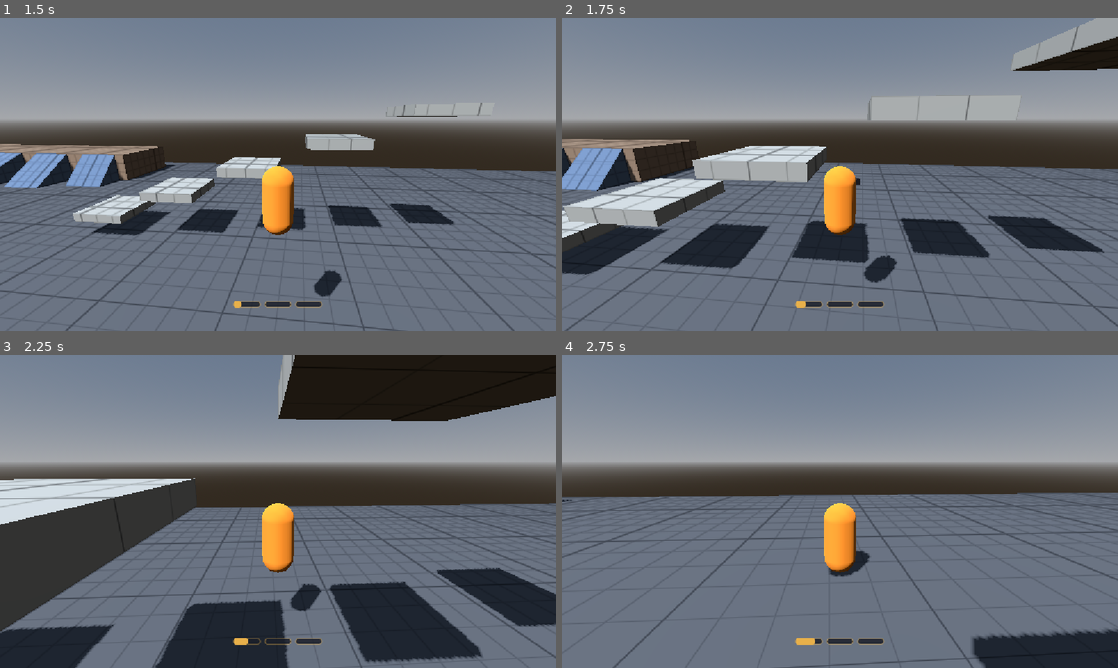
Above: before the commit, frames 1-4 (two rows, left to right).
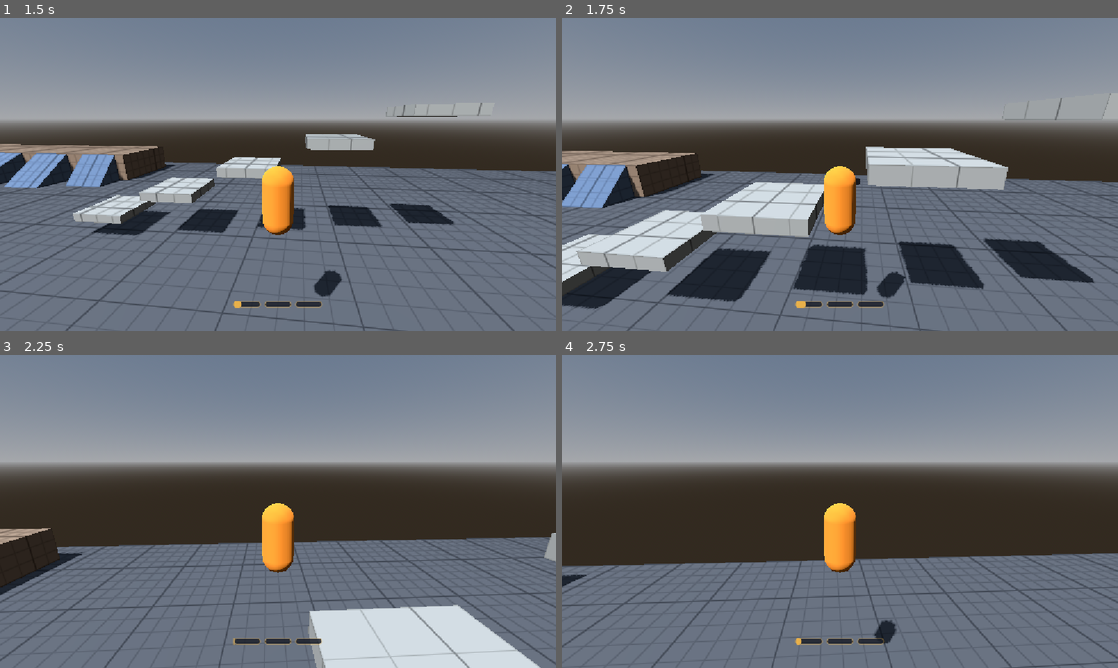
Above: after the commit, the same moments.

Repository: UriBokchoi/BroGuild
Game: Godot game, scene res://levels/test_gym/test_gym.tscn
Two runs of this game, one before a commit and one after it. Both use one fixed random seed, a clock stepped at 60 frames per second and the inputs below.
Inputs (mouse positions are in pixels of both pictures, inside the frame that each line leads up to):
- Up to frame 1 (1.5 s): tap Enter at 0.5 s; move the mouse to (305, 174) at 0.52 s; hold W (move_forward) from 0.53 s (still down); tap Shift (dash) at 0.6 s; click (305, 174) at 0.67 s; tap Space (jump) at 0.77, 1.07 s; tap Ctrl (slide) at 0.8, 1.35 s; move the mouse to (250, 174) at 1.27 s
- Up to frame 2 (1.75 s): keep holding W (move_forward); tap Space (jump) at 1.52, 1.55 s
- Up to frame 3 (2.25 s): keep holding W (move_forward); tap Space (jump) at 1.82, 2.1 s; move the mouse to (289, 505) at 2.02 s
- Up to frame 4 (2.75 s): keep holding W (move_forward); tap Shift (dash) at 2.3 s

Frame 1 is identical in both runs. In frame 2, 33% of the frame differs, in the area x 0-100%, y 0-100%; in frame 3, 41%; in frame 4, 25%.

Commit message:
feat(movement): salto en pared al estilo Deadlock
En el aire junto a una pared (sensor de rayos alrededor, sin tener que
empujarla), Espacio impulsa hacia arriba y hacia donde pides,
separándote de la pared; conserva tu velocidad si era mayor. El primero
es gratis y los encadenados sin tocar suelo cuestan media carga.
Prioridad por encima del dash-jump y del doble salto.

Co-Authored-By: Claude Opus 5.5 <noreply@anthropic.com>

Diff:
--- a/data/i18n/strings.csv
+++ b/data/i18n/strings.csv
@@ -70,3 +70,7 @@
 STAT_DASH_JUMP_HEIGHT,Altura del dash-jump,Dash-jump height
 STAT_DASH_JUMP_COST,Coste del dash-jump,Dash-jump cost
 STAT_SLIDE_TURN_SPEED,Giro en el slide,Slide turn speed
+STAT_WALL_JUMP_HEIGHT,Altura del salto en pared,Wall jump height
+STAT_WALL_JUMP_SPEED,Impulso del salto en pared,Wall jump push
+STAT_WALL_JUMP_CHAIN_COST,Coste de los saltos en pared encadenados,Chained wall jump cost
+STAT_WALL_JUMP_REACH,Alcance del salto en pared,Wall jump reach
--- a/data/player/movement.tres
+++ b/data/player/movement.tres
@@ -15,6 +15,10 @@
 air_jumps = 1
 air_jump_height = 2.0
 air_jump_cost = 1.0
+wall_jump_height = 1.8
+wall_jump_speed = 10.0
+wall_jump_chain_cost = 0.5
+wall_jump_reach = 0.75
 dash_speed = 28.0
 dash_duration = 0.2
 dash_exit_speed = 12.0
--- a/entities/player/movement_context.gd
+++ b/entities/player/movement_context.gd
@@ -35,8 +35,19 @@
 var last_dash_direction: Vector3 = Vector3.FORWARD
 ## Momento ([member elapsed]) en que acabó el último dash; abre la ventana del dash-jump.
 var dash_end_time: float = -INF
+## Saltos en pared encadenados desde que se dejó el suelo (el primero es gratis).
+var wall_jumps_chained: int = 0
+## Sensor de paredes cercanas (para el salto en pared). Sin sensor, nunca hay pared.
+var wall_sensor: WallSensor
 
 
 ## ¿Está abierta la ventana del dash-jump (justo después de un dash hecho en el suelo)?
 func is_dash_jump_open() -> bool:
 	return not last_dash_in_air and elapsed - dash_end_time <= move.dash_jump_window
+
+
+## Normal de la pared más cercana al alcance del salto en pared; cero si no hay ninguna.
+func wall_normal() -> Vector3:
+	if wall_sensor == null:
+		return Vector3.ZERO
+	return wall_sensor.find_wall(move.wall_jump_reach)
--- a/entities/player/movement_data.gd
+++ b/entities/player/movement_data.gd
@@ -31,6 +31,14 @@
 @export_range(0.5, 10.0, 0.05, "or_greater", "suffix:m") var air_jump_height: float = 0.0
 ## Cargas de stamina que gasta cada salto en el aire.
 @export_range(0.0, 3.0, 0.5, "or_greater") var air_jump_cost: float = 0.0
+## Altura del salto en pared.
+@export_range(0.5, 10.0, 0.05, "or_greater", "suffix:m") var wall_jump_height: float = 0.0
+## Velocidad horizontal mínima con la que sales de la pared (si ibas más rápido, la conservas).
+@export_range(0.0, 50.0, 0.5, "or_greater", "suffix:m/s") var wall_jump_speed: float = 0.0
+## Cargas que gasta cada salto en pared encadenado sin tocar suelo (el primero es gratis).
+@export_range(0.0, 3.0, 0.5, "or_greater") var wall_jump_chain_cost: float = 0.0
+## Distancia máxima desde el centro del cuerpo a la pared para poder saltar en ella.
+@export_range(0.4, 3.0, 0.05, "or_greater", "suffix:m") var wall_jump_reach: float = 0.0
 
 @export_group("dash")
 ## Velocidad del dash.
@@ -106,3 +114,8 @@
 ## Velocidad vertical inicial de un dash-jump de [member dash_jump_height].
 func dash_jump_velocity() -> float:
 	return sqrt(2.0 * gravity() * dash_jump_height)
+
+
+## Velocidad vertical inicial de un salto en pared de [member wall_jump_height].
+func wall_jump_velocity() -> float:
+	return sqrt(2.0 * gravity() * wall_jump_height)
--- a/entities/player/player.gd
+++ b/entities/player/player.gd
@@ -7,6 +7,8 @@
 @export var stamina: StaminaComponent
 @export var input: PlayerInput
 @export var movement: StateMachine
+## Sensor de paredes para el salto en pared.
+@export var wall_sensor: WallSensor
 ## Estado neutro en el suelo.
 @export var ground_state: State
 ## Estado neutro en el aire.
@@ -22,6 +24,7 @@
 	context.body = self
 	context.move = stats.get_resolved(MovementData) as MovementData
 	context.stamina = stamina
+	context.wall_sensor = wall_sensor
 	context.ground = ground_state
 	context.air = air_state
 	movement.start(context)
--- a/entities/player/player.tscn
+++ b/entities/player/player.tscn
@@ -25,6 +25,8 @@
 [ext_resource type="Script" path="res://core/stats/stat_modifier_set.gd" id="23_modifier_set"]
 [ext_resource type="Script" path="res://entities/player/states/dash_jump_state.gd" id="24_dash_jump"]
 [ext_resource type="Script" path="res://entities/player/dash_jump_cue.gd" id="25_cue"]
+[ext_resource type="Script" path="res://entities/player/wall_sensor.gd" id="26_wall_sensor"]
+[ext_resource type="Script" path="res://entities/player/states/wall_jump_state.gd" id="27_wall_jump"]
 
 [sub_resource type="CapsuleShape3D" id="CapsuleShape3D_body"]
 radius = 0.4
@@ -54,7 +56,7 @@
 inner_radius = 0.55
 outer_radius = 0.7
 
-[node name="Player" type="CharacterBody3D" node_paths=PackedStringArray("stats", "stamina", "input", "movement", "ground_state", "air_state")]
+[node name="Player" type="CharacterBody3D" node_paths=PackedStringArray("stats", "stamina", "input", "movement", "wall_sensor", "ground_state", "air_state")]
 collision_layer = 2
 collision_mask = 1
 script = ExtResource("1_player")
@@ -62,6 +64,7 @@
 stamina = NodePath("Stamina")
 input = NodePath("PlayerInput")
 movement = NodePath("Movement")
+wall_sensor = NodePath("WallSensor")
 ground_state = NodePath("Movement/Ground")
 air_state = NodePath("Movement/Air")
 
@@ -142,6 +145,15 @@
 priority = 20
 interrupts = [NodePath("../Slide")]
 
+[node name="WallJump" type="Node" parent="Movement"]
+script = ExtResource("27_wall_jump")
+trigger_action = &"jump"
+priority = 30
+
+[node name="WallSensor" type="Node" parent="." node_paths=PackedStringArray("body")]
+script = ExtResource("26_wall_sensor")
+body = NodePath("..")
+
 [node name="DashJumpRing" type="MeshInstance3D" parent="."]
 transform = Transform3D(1, 0, 0, 0, 1, 0, 0, 0, 1, 0, 0.05, 0)
 mesh = SubResource("TorusMesh_cue")
--- a/entities/player/states/ground_state.gd
+++ b/entities/player/states/ground_state.gd
@@ -8,6 +8,7 @@
 func enter(_previous: State) -> void:
 	ctx.air_jumps_used = 0
 	ctx.air_dashes_used = 0
+	ctx.wall_jumps_chained = 0
 
 
 func physics_update(delta: float) -> void:
--- /dev/null
+++ b/entities/player/states/wall_jump_state.gd
@@ -0,0 +1,43 @@
+class_name WallJumpState
+extends MovementState
+## Salto en pared, al estilo de Deadlock: en el aire junto a una pared, Espacio te impulsa hacia
+## arriba y hacia donde pides, separándote de la pared (si pides hacia la pared, rebotas). Sales
+## al menos a [code]wall_jump_speed[/code]; si ibas más rápido, conservas tu velocidad. El primero
+## es gratis; los encadenados sin tocar suelo gastan [code]wall_jump_chain_cost[/code]. En la
+## escena va por encima del dash-jump y del doble salto. Pasa al aire en el mismo tick.
+
+
+func can_enter() -> bool:
+	if ctx.body.is_on_floor() or ctx.wall_normal() == Vector3.ZERO:
+		return false
+	return ctx.stamina.can_spend(cost(ctx.wall_jumps_chained, ctx.move.wall_jump_chain_cost))
+
+
+func enter(_previous: State) -> void:
+	ctx.stamina.spend(cost(ctx.wall_jumps_chained, ctx.move.wall_jump_chain_cost))
+	ctx.wall_jumps_chained += 1
+	ctx.coyote_left = 0.0
+	var direction := kick_direction(ctx.wish_direction, ctx.wall_normal())
+	var speed := maxf(horizontal_speed(), ctx.move.wall_jump_speed)
+	var horizontal := direction * speed
+	ctx.body.velocity = Vector3(horizontal.x, ctx.move.wall_jump_velocity(), horizontal.z)
+
+
+func physics_update(_delta: float) -> void:
+	machine.transition_to(ctx.air)
+
+
+## Cargas que cuesta el salto en pared número [param chained] + 1 (el primero es gratis).
+static func cost(chained: int, chain_cost: float) -> float:
+	return 0.0 if chained == 0 else chain_cost
+
+
+## Dirección horizontal de salida: la pedida (rebotada si apunta a la pared) más la normal de la
+## pared, para separarse siempre de ella. Sin dirección pedida, recto hacia fuera.
+static func kick_direction(wish: Vector3, wall_normal: Vector3) -> Vector3:
+	var flat_wish := Vector3(wish.x, 0.0, wish.z)
+	if flat_wish.is_zero_approx():
+		return wall_normal
+	if flat_wish.dot(wall_normal) < 0.0:
+		flat_wish = flat_wish.bounce(wall_normal)
+	return (flat_wish.normalized() + wall_normal).normalized()
--- /dev/null
+++ b/entities/player/wall_sensor.gd
@@ -0,0 +1,39 @@
+class_name WallSensor
+extends Node
+## Busca paredes junto al cuerpo con rayos horizontales a su alrededor, para el salto en pared.
+## No hace falta estar empujando la pared. Solo cuentan superficies casi verticales de las capas
+## de [member collision_mask] (el mundo).
+
+@export var body: CharacterBody3D
+## Capas que cuentan como pared.
+@export_flags_3d_physics var collision_mask: int = 1
+## Altura de los rayos sobre los pies (el centro del cuerpo).
+@export_range(0.0, 3.0, 0.05, "suffix:m") var height: float = 0.9
+## Rayos alrededor del cuerpo; más rayos, menos huecos entre direcciones.
+@export_range(4, 32, 1) var ray_count: int = 12
+## Inclinación máxima de la normal (su componente vertical) para contar como pared.
+@export_range(0.0, 1.0, 0.05) var max_normal_y: float = 0.3
+
+
+## Normal (horizontal) de la pared más cercana a menos de [param reach] metros del centro del
+## cuerpo; cero si no hay ninguna.
+func find_wall(reach: float) -> Vector3:
+	var space := body.get_world_3d().direct_space_state
+	var origin := body.global_position + Vector3.UP * height
+	var closest := INF
+	var wall := Vector3.ZERO
+	for i: int in ray_count:
+		var direction := Vector3.FORWARD.rotated(Vector3.UP, TAU * i / ray_count)
+		var query := PhysicsRayQueryParameters3D.create(
+			origin, origin + direction * reach, collision_mask, [body.get_rid()]
+		)
+		var hit := space.intersect_ray(query)
+		if hit.is_empty():
+			continue
+		var normal: Vector3 = hit["normal"]
+		var point: Vector3 = hit["position"]
+		var distance := origin.distance_to(point)
+		if absf(normal.y) <= max_normal_y and distance < closest:
+			closest = distance
+			wall = Vector3(normal.x, 0.0, normal.z).normalized()
+	return wall
--- /dev/null
+++ b/tests/integration/entities/player/test_player_wall_jump.gd
@@ -0,0 +1,60 @@
+extends GutTest
+## Salto en pared con física real: junto a una pared, en el aire, Espacio separa de la pared hacia
+## arriba sin gastar el doble salto; el primero es gratis y el encadenado cuesta media carga.
+
+const PlayerScene := preload("res://entities/player/player.tscn")
+const SETTLE_FRAMES := 5
+## La cara de la pared queda en x = 1,5; el jugador, en x = 1 (a 0,1 m de tocarla).
+const WALL_FACE_X := 1.5
+const PLAYER_X := 1.0
+
+var _player: Player
+var _move: MovementData
+
+
+func before_each() -> void:
+	_add_box(Vector3(0.0, -0.5, 0.0), Vector3(40.0, 1.0, 40.0))
+	_add_box(Vector3(WALL_FACE_X + 0.5, 5.0, 0.0), Vector3(1.0, 10.0, 10.0))
+	_player = PlayerScene.instantiate() as Player
+	_player.position = Vector3(PLAYER_X, 0.0, 0.0)
+	add_child_autofree(_player)
+	_move = _player.stats.get_resolved(MovementData) as MovementData
+
+
+func test_kicks_off_the_wall_upwards_for_free() -> void:
+	await wait_physics_frames(SETTLE_FRAMES)
+	var charges := _player.stamina.get_charges()
+	_player.movement.request(InputActions.JUMP)
+	await wait_physics_frames(6)
+	_player.movement.request(InputActions.JUMP)
+	await wait_physics_frames(2)
+	assert_eq(_player.context.wall_jumps_chained, 1, "salto en pared")
+	assert_eq(_player.context.air_jumps_used, 0, "no gasta el doble salto")
+	assert_lt(_player.velocity.x, 0.0, "se separa de la pared (hacia −X)")
+	assert_gt(_player.velocity.y, 0.0, "hacia arriba")
+	assert_almost_eq(_player.stamina.get_charges(), charges, 0.05, "el primero es gratis")
+
+
+func test_chained_wall_jump_costs_half_a_charge() -> void:
+	await wait_physics_frames(SETTLE_FRAMES)
+	_player.movement.request(InputActions.JUMP)
+	await wait_physics_frames(6)
+	var charges := _player.stamina.get_charges()
+	# Dos pulsaciones seguidas: entra una por tick y el segundo tick sigue junto a la pared.
+	_player.movement.request(InputActions.JUMP)
+	_player.movement.request(InputActions.JUMP)
+	await wait_physics_frames(3)
+	assert_eq(_player.context.wall_jumps_chained, 2)
+	assert_between(_player.stamina.get_charges(), charges - _move.wall_jump_chain_cost, charges - _move.wall_jump_chain_cost + 0.05)
+
+
+func _add_box(center: Vector3, size: Vector3) -> void:
+	var body := StaticBody3D.new()
+	body.collision_layer = PhysicsLayers.mask(PhysicsLayers.WORLD)
+	var box := BoxShape3D.new()
+	box.size = size
+	var shape := CollisionShape3D.new()
+	shape.shape = box
+	body.position = center
+	body.add_child(shape)
+	add_child_autofree(body)
--- /dev/null
+++ b/tests/unit/entities/player/states/test_wall_jump_state.gd
@@ -0,0 +1,49 @@
+extends GutTest
+## WallJumpState: coste (el primero gratis), dirección de salida y reinicio al tocar suelo.
+
+const ContextFixture := preload("res://tests/unit/entities/player/states/movement_context_fixture.gd")
+
+var _context: MovementContext
+var _machine: StateMachine
+var _wall_jump: WallJumpState
+
+
+func before_each() -> void:
+	var move := ContextFixture.movement_with_gravity()
+	move.wall_jump_reach = 0.75
+	_context = ContextFixture.create(self, move)
+	_wall_jump = WallJumpState.new()
+	_machine = ContextFixture.start_machine(self, _context, [_wall_jump])
+
+
+func test_first_is_free_and_chained_ones_cost() -> void:
+	assert_eq(WallJumpState.cost(0, 0.5), 0.0)
+	assert_eq(WallJumpState.cost(1, 0.5), 0.5)
+	assert_eq(WallJumpState.cost(3, 0.5), 0.5)
+
+
+func test_without_direction_it_kicks_straight_out() -> void:
+	assert_eq(WallJumpState.kick_direction(Vector3.ZERO, Vector3.LEFT), Vector3.LEFT)
+
+
+func test_along_the_wall_it_kicks_diagonally_away() -> void:
+	var direction := WallJumpState.kick_direction(Vector3.FORWARD, Vector3.LEFT)
+	assert_gt(direction.dot(Vector3.LEFT), 0.0, "se separa de la pared")
+	assert_gt(direction.dot(Vector3.FORWARD), 0.0, "sigue hacia donde pedías")
+	assert_almost_eq(direction.length(), 1.0, 1e-6)
+
+
+func test_into_the_wall_it_bounces_away() -> void:
+	var direction := WallJumpState.kick_direction(Vector3.RIGHT, Vector3.LEFT)
+	assert_almost_eq(direction.dot(Vector3.LEFT), 1.0, 1e-6, "rebota recto hacia fuera")
+
+
+func test_no_wall_without_a_sensor() -> void:
+	assert_eq(_context.wall_normal(), Vector3.ZERO)
+	assert_false(_wall_jump.can_enter())
+
+
+func test_landing_resets_the_chain() -> void:
+	_context.wall_jumps_chained = 2
+	_machine.transition_to(_context.ground)
+	assert_eq(_context.wall_jumps_chained, 0)
Not shown, added: entities/player/states/wall_jump_state.gd.uid
Not shown, added: entities/player/wall_sensor.gd.uid
Not shown, added: tests/integration/entities/player/test_player_wall_jump.gd.uid
Not shown, added: tests/unit/entities/player/states/test_wall_jump_state.gd.uid
Not shown, changed: docs/DECISIONES.md
Not shown, changed: docs/ROADMAP.md
